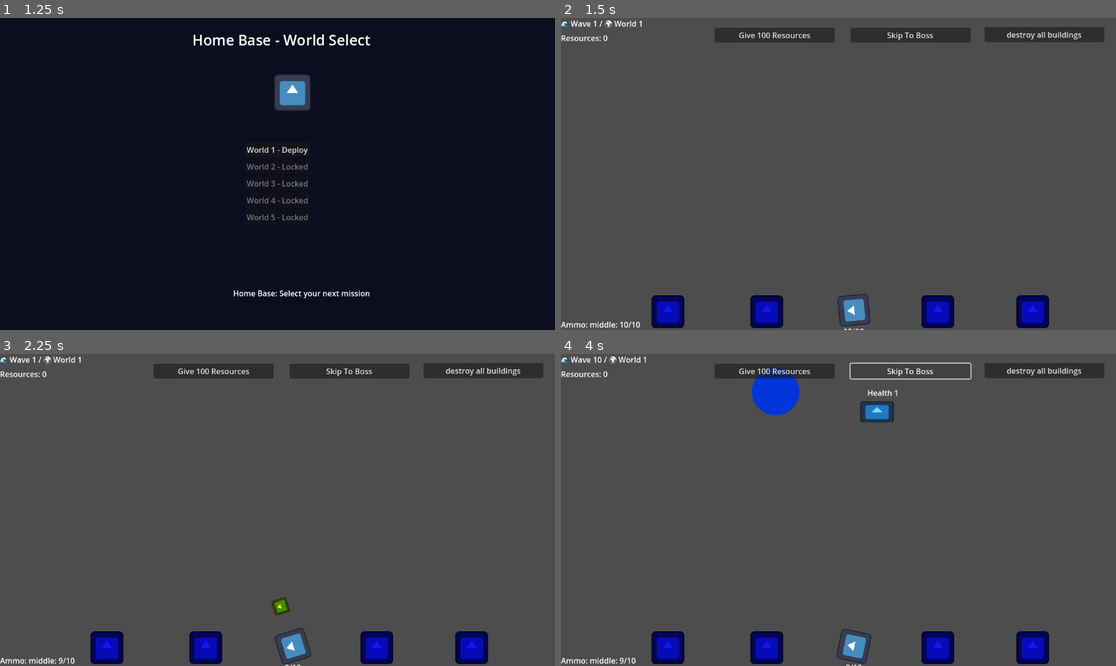
Above: before the commit, frames 1-4 (two rows, left to right).
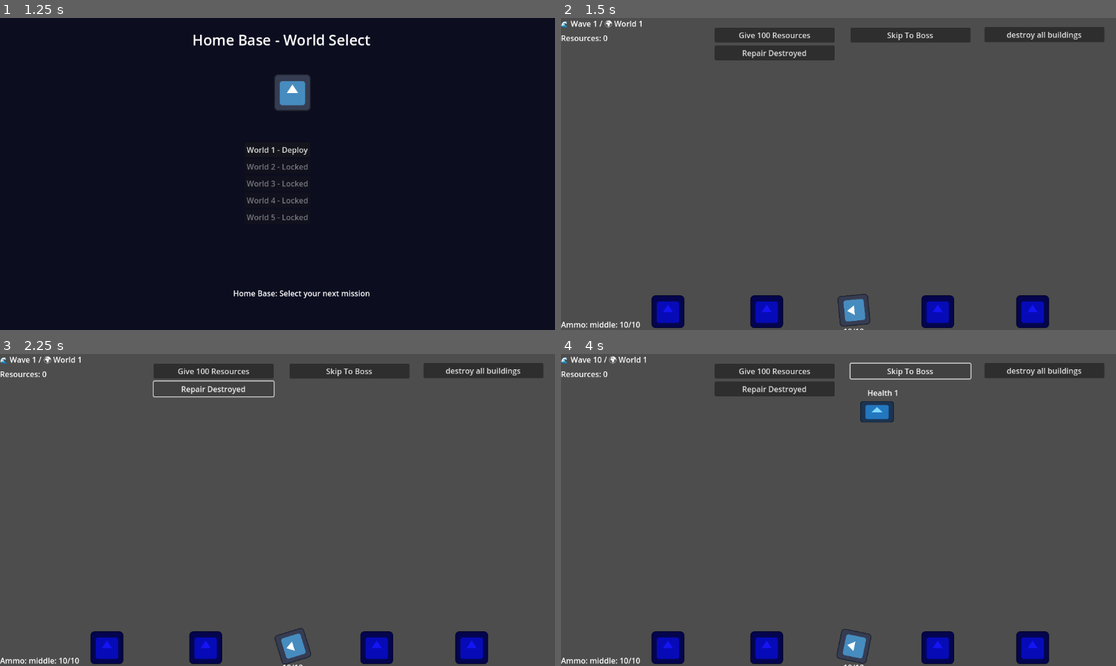
Above: after the commit, the same moments.

Repository: aceofknights/Missile-Game
Game: Godot game, scene res://Scene/MainMenu.tscn
The game is run twice, just before and just after one commit, with the same random seed, the same clock (stepped at 60 frames per second) and the same inputs. The engine's default icon, where the game draws it, is replaced by a stand-in: a white triangle on a blue panel in a dark square.
Inputs (mouse positions are in pixels of both pictures, inside the frame that each line leads up to):
- Up to frame 1 (1.25 s): click "Start" at 0.5 s
- Up to frame 2 (1.5 s): click "World 1 - Deploy" at 1.25 s
- Up to frame 3 (2.25 s): click (210, 388) at 2 s, where only the run after the commit has a clickable "Repair Destroyed"
- Up to frame 4 (4 s): click "Skip To Boss" at 2.75 s; click "Skip To Boss" at 3.5 s

Frame 1 is identical in both runs. In frame 2, 1.0% of the frame differs, in the area x 27-50%, y 8-14%; in frame 3, 0.5%; in frame 4, 1.7%, in the area x 10-55%, y 4-100%.

Commit message:
Update Main.tscn

Diff:
--- a/Scene/Main.tscn
+++ b/Scene/Main.tscn
@@ -64,6 +64,13 @@
 offset_bottom = 51.0
 text = "Give 100 Resources"
 
+[node name="RepairButton" type="Button" parent="UI"]
+offset_left = 319.0
+offset_top = 57.0
+offset_right = 568.0
+offset_bottom = 88.0
+text = "Repair Destroyed"
+
 [node name="AnnouncementLabel" type="Label" parent="UI"]
 visible = false
 offset_left = 552.0
@@ -71,16 +78,6 @@
 offset_right = 592.0
 offset_bottom = 158.0
 theme_override_font_sizes/font_size = 20
-
-[node name="RepairHintLabel" type="Label" parent="UI"]
-visible = false
-offset_left = 398.0
-offset_top = 72.0
-offset_right = 820.0
-offset_bottom = 100.0
-theme_override_font_sizes/font_size = 22
-text = "Hit R to repair"
-horizontal_alignment = 1
 
 [node name="ResourceLabel" type="Label" parent="UI"]
 offset_top = 30.0
